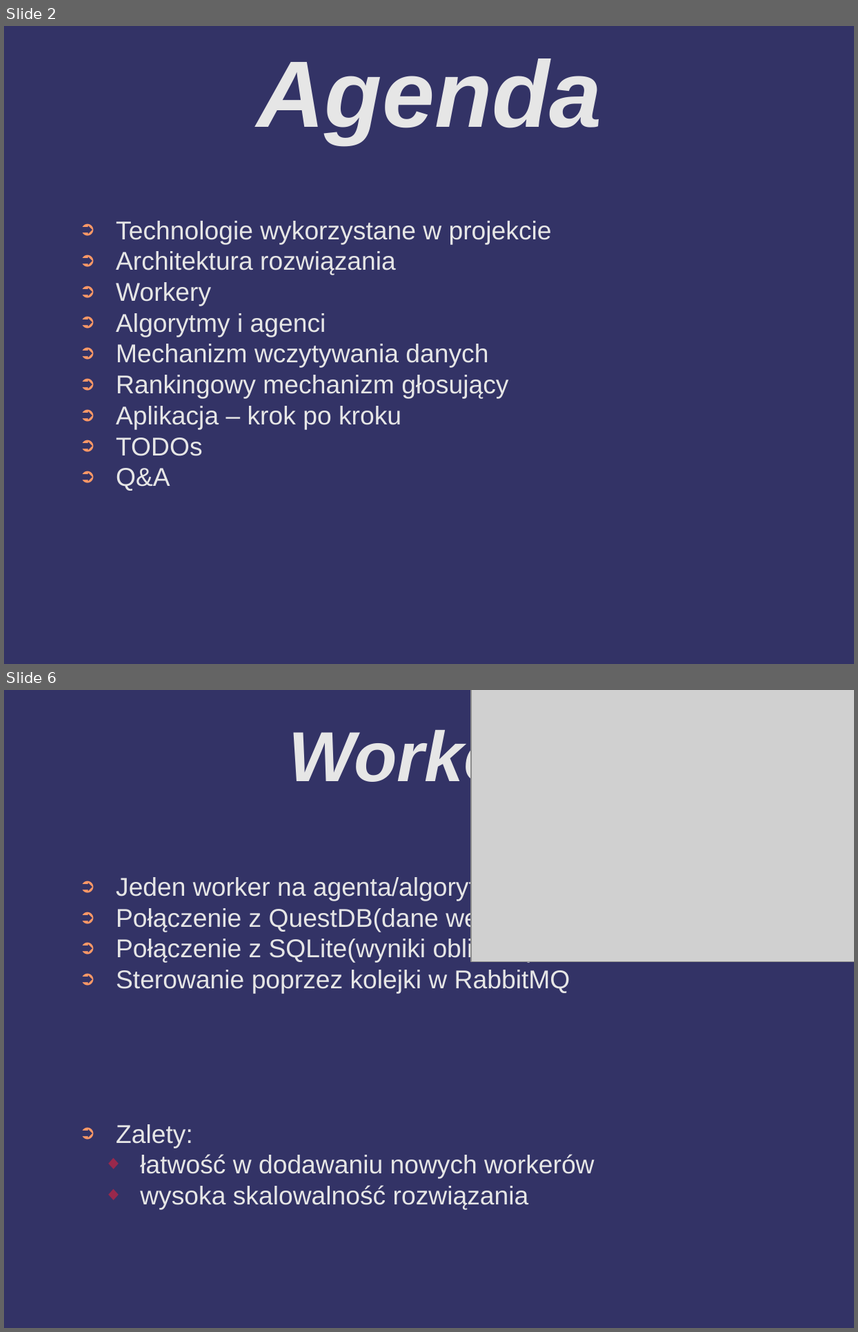
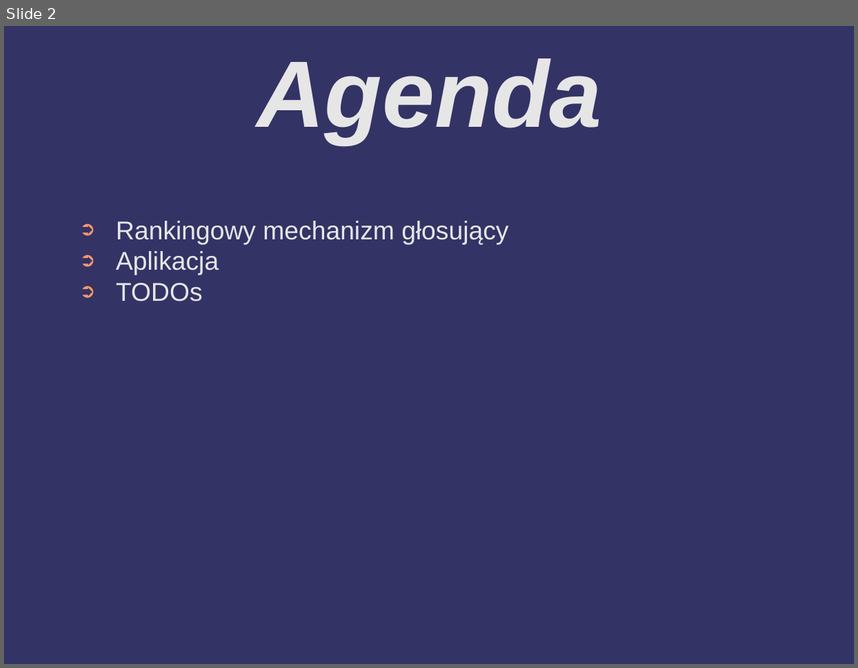
Before and after one commit to barimale/HackNation2025-anomaly-detector, a slide deck: presentation/hackNation2025 - prezentacja - Mateusz Wolnica.odp. Shown one above the other, each under a label of ours: slides 2 and 6 before the commit, slide 2 after it; the slides between them are not shown. The pictures are 858x1332 and 858x668 pixels, drawn with LibreOffice and Linux fonts; fonts in the diff are those of the drawing; grey boxes stand for pictures; background and template pictures are left out. Boxes give left, top, right and bottom in pixels: in the first picture for what was removed or moved away, otherwise in the second. Text is boxed around its words. In the diff, an @@ line names an element or a change of style, - is before the commit and + after.

```diff
--- a/presentation/hackNation2025 - prezentacja - Mateusz Wolnica.odp
+++ b/presentation/hackNation2025 - prezentacja - Mateusz Wolnica.odp
@@ slide 6 removed at (x1=4, y1=690, x2=854, y2=1328), background #333366 @@
@@ picture removed at (x1=471, y1=690, x2=854, y2=962) @@
@@ title removed at (x1=289, y1=725, x2=570, y2=794) @@
-Workery
@@ text removed at (x1=116, y1=876, x2=594, y2=1210) @@
-➲ Jeden worker na agenta/algorytm
-➲ Połączenie z QuestDB(dane wejściowe)
-➲ Połączenie z SQLite(wyniki obliczeń)
-➲ Sterowanie poprzez kolejki w RabbitMQ
-➲ Zalety:
-  ◆ łatwość w dodawaniu nowych workerów
-  ◆ wysoka skalowalność rozwiązania
@@ slide 2 changed as well @@
@@ text at (x1=116, y1=221, x2=552, y2=368): paragraphs removed @@
-➲ Technologie wykorzystane w projekcie
-➲ Architektura rozwiązania
-➲ Workery
-➲ Algorytmy i agenci
-➲ Mechanizm wczytywania danych
@@ text at (x1=116, y1=251, x2=219, y2=275): text changed @@
-➲ Aplikacja – krok po kroku
+➲ Aplikacja
@@ text at (x1=116, y1=468, x2=170, y2=490): paragraph removed @@
-➲ Q&A
```
Also in this commit, not shown: 2 other slides changed, 4 slides added, 12 other slides removed, 26 other files.
